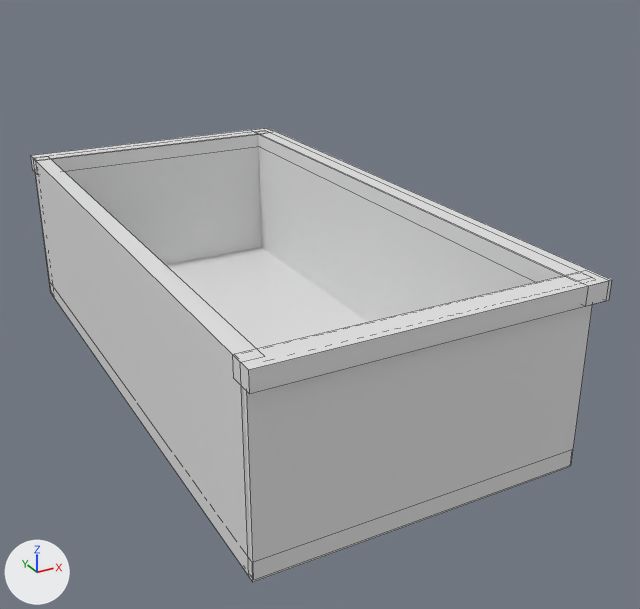
The FBX model Assets/Models/dressing_room/sink.fbx as it was, and as the next commit left it.
Before and after are seen from a 50 mm camera at (-0.407, -0.888, 0.497) aimed at (0.042, -0.072, 0.089). Arrows for +X, +Y and +Z are at lower left; the lights stay in place. Mesh edges are drawn as thin lines. Where no turn or scale is listed for an object, it has been applied to the vertices.
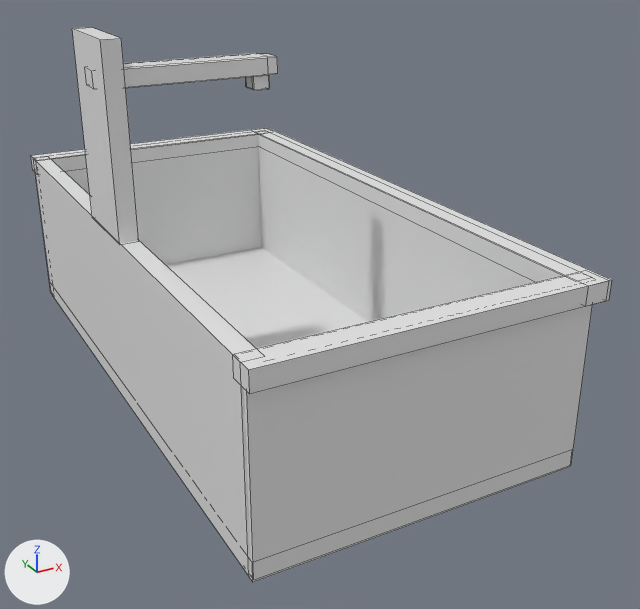
Changed parts and their boxes (x1, y1, x2, y2) in the pictures (640 x 609 px):
'Cube.006', reshaped (22% taller)
    before: (30, 128, 612, 582)
    after: (30, 27, 612, 582)
part 1 of me_cube_006, added
    after: (72, 27, 139, 244)
part 2 of me_cube_006, added
    after: (85, 53, 278, 89)
part 3 of me_cube_006, added
    after: (246, 75, 270, 90)

The edits, one by one:
me_cube_006 is used by ob_cube_006; location (0.002, 0.345, 0.184).
me_cube_006 had 64 vertices, 48 faces and spanned x -0.179..0.183, y -0.705..0.015, z -0.194..0.01.
me_cube_006 now has 120 vertices, 106 faces and spans x -0.179..0.183, y -0.705..0.015, z -0.194..0.208.
me_cube_006 part 1: a new loose piece, a box spanning x -0.179..-0.159, y -0.394..-0.294, z 0.008..0.208, in mat_material (white #e7e7e7).
me_cube_006 part 2: a new loose piece of 24 vertices spanning x -0.179..0.021, y -0.359..-0.329, z 0.156..0.176, in mat_material (white #e7e7e7).
me_cube_006 part 3: a new loose piece of 24 vertices spanning x -0.007..0.013, y -0.354..-0.334, z 0.141..0.161, in mat_material (white #e7e7e7).
